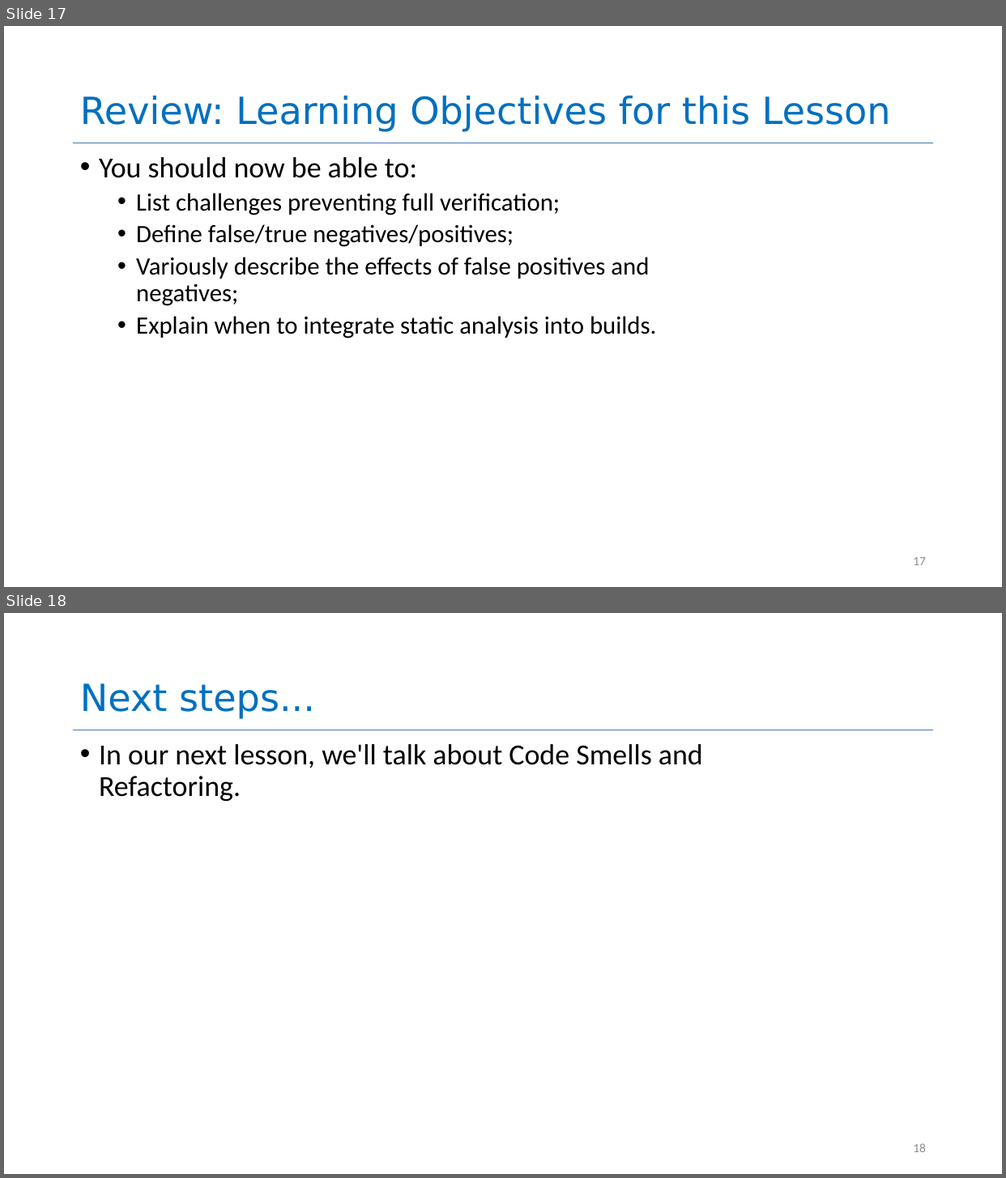
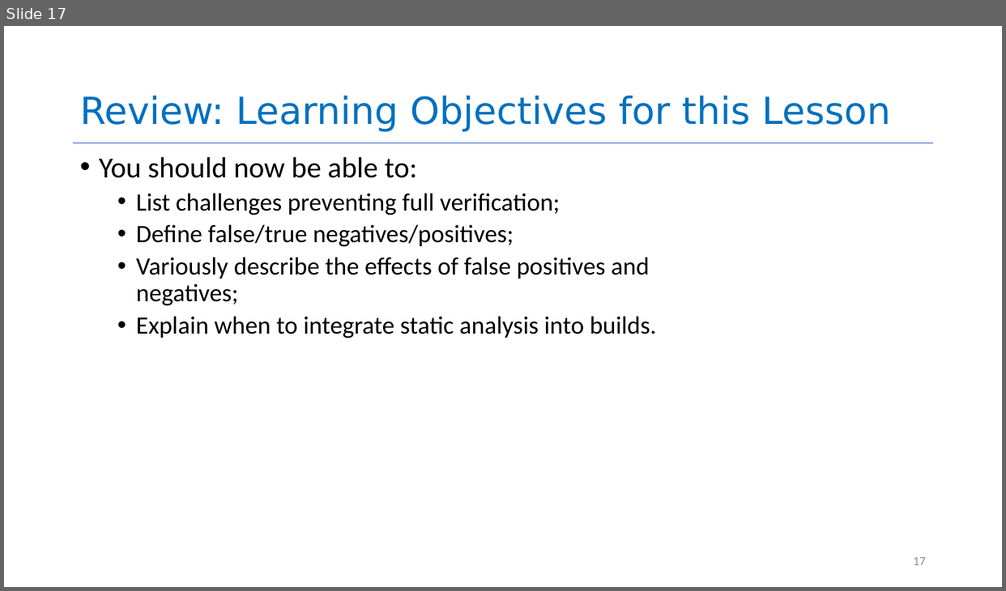
Before and after one commit to neu-se/CS4530-Spring-2022, a slide deck: Slides/Lesson 9.3 Static Program Analysis.pptx. Shown one above the other, each under a label of ours: slides 17 and 18 before the commit, slide 17 after it. The pictures are 1006x1178 and 1006x591 pixels, drawn with LibreOffice and Linux fonts; fonts in the diff are those of the drawing. Boxes give left, top, right and bottom in pixels: in the first picture for what was removed or moved away, otherwise in the second. Text is boxed around its words. In the diff, an @@ line names an element or a change of style, - is before the commit and + after.

```diff
--- a/Slides/Lesson 9.3 Static Program Analysis.pptx
+++ b/Slides/Lesson 9.3 Static Program Analysis.pptx
@@ slide 18 removed at box(4, 613, 1002, 1174), background #FFFFFF; not listed: 1 template element that a slide beside it also shows @@
@@ title removed at box(80, 683, 315, 719) @@
-Next steps...
@@ text removed at box(99, 744, 703, 801) @@
-• In our next lesson, we'll talk about Code Smells and Refactoring.
@@ page number removed at box(913, 1144, 926, 1152) @@
-18
```
Also in this commit, not shown: 2 slides changed.
